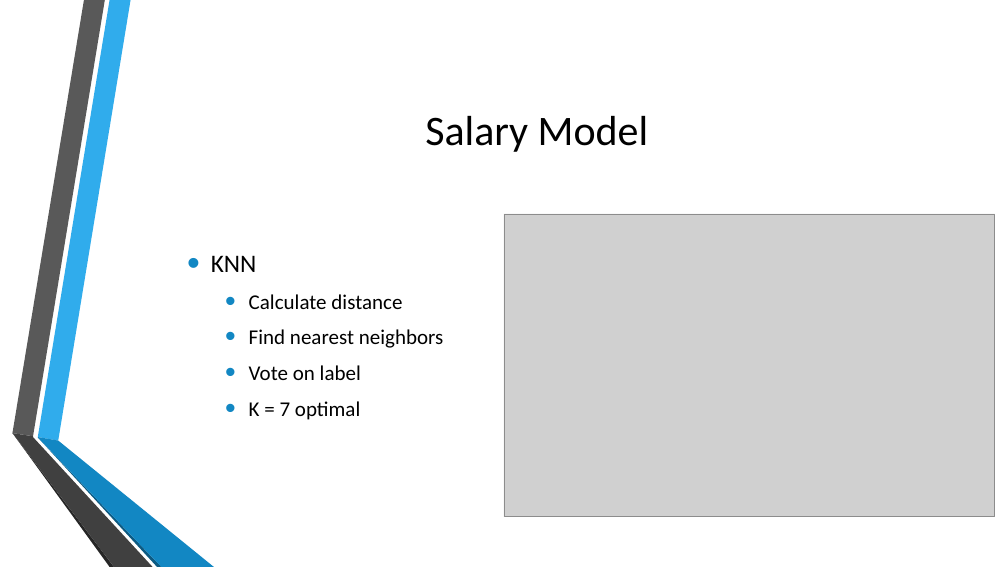
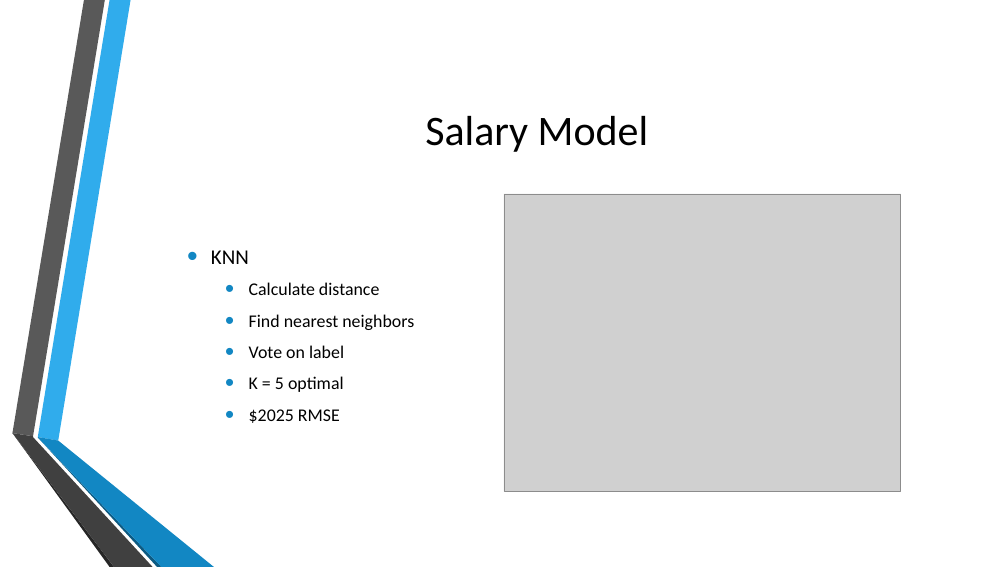
Before and after one commit to jherbaugh/CaseStudy2DDS, a slide deck: slide 12 of DDS Analytics Presentation.pptx (slide 11 before the commit). Drawn at 1008x567 pixels with LibreOffice and Linux fonts; fonts in the diff are those of the drawing; grey boxes stand for pictures. Boxes give left, top, right and bottom in pixels: in the first picture for what was removed or moved away, otherwise in the second. Text is boxed around its words. In the diff, an @@ line names an element or a change of style, - is before the commit and + after.

```diff
--- a/DDS Analytics Presentation.pptx
+++ b/DDS Analytics Presentation.pptx
@@ picture: place and size @@
-picture at (504,214,995,517)
+picture at (504,194,901,492)
@@ text at (211,250,414,358): size 24 to 20 pt in "KNN"; size 20 to 17 pt in "Calculate distance", "Find nearest neighbors", "Vote on label" @@
@@ text at (249,376,344,423): text changed; size 20 to 17 pt @@
-  • K = 7 optimal
+  • K = 5 optimal
+  • $2025 RMSE
```
Also in this commit, not shown: 11 other slides changed, 3 slides added, 3 slides removed, 2 other files.
